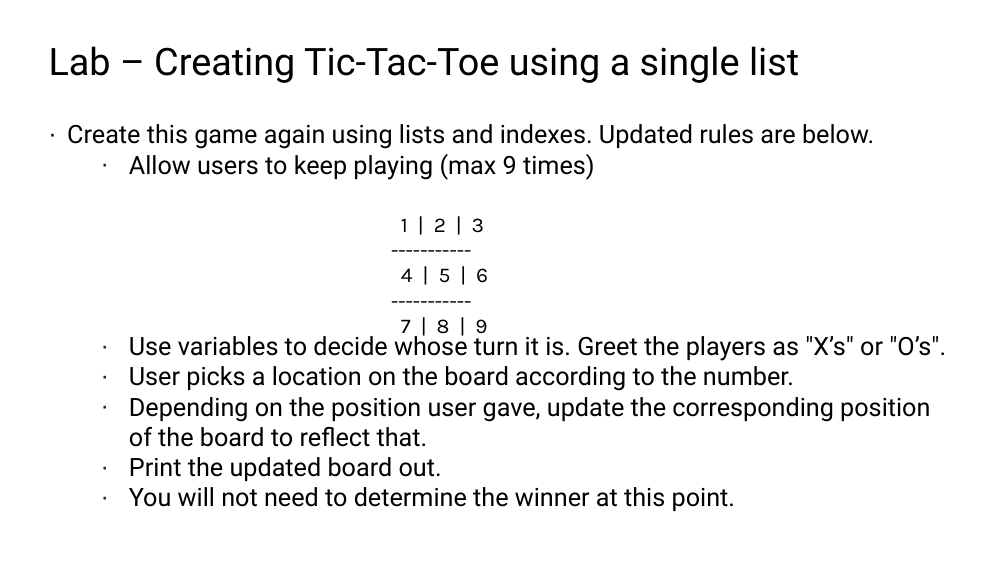
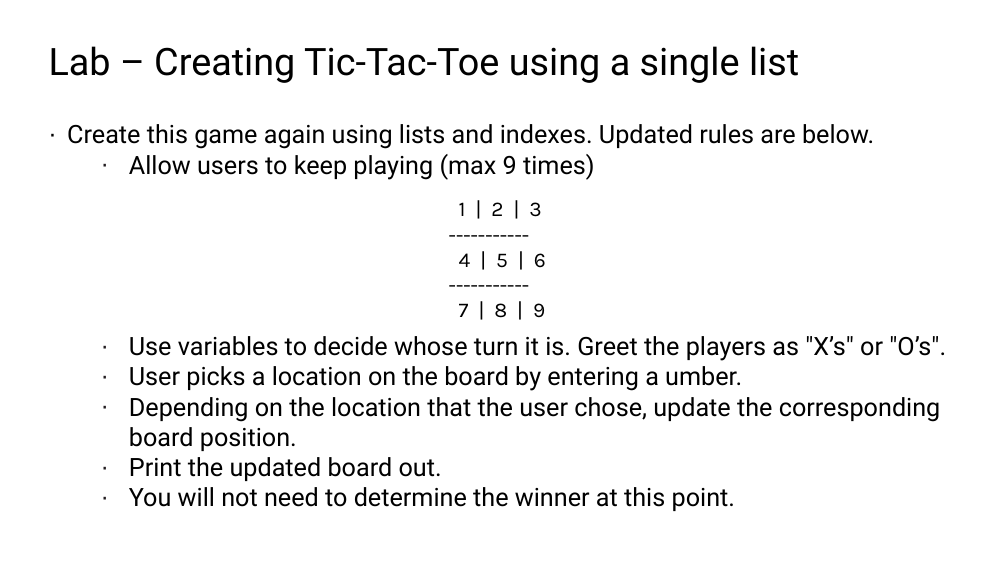
Before and after one commit to TEALSK12/2nd-semester-introduction-to-computer-science, a slide deck: slide 9 of docs/units/2_unit/slidedecks/Intro Python 2.06 TEALS.pptx. Drawn at 1008x567 pixels with LibreOffice and Linux fonts; fonts in the diff are those of the drawing; background and template pictures are left out. Boxes give left, top, right and bottom in pixels: in the first picture for what was removed or moved away, otherwise in the second. Text is boxed around its words. In the diff, an @@ line names an element or a change of style, - is before the commit and + after.

```diff
--- a/docs/units/2_unit/slidedecks/Intro Python 2.06 TEALS.pptx
+++ b/docs/units/2_unit/slidedecks/Intro Python 2.06 TEALS.pptx
@@ text "1 | 2 | 3" rewrapped from (x1=401, y1=218, x2=488, y2=339) to (x1=459, y1=202, x2=546, y2=318) @@
@@ text at (x1=129, y1=366, x2=941, y2=451): text changed @@
-· User picks a location on the board according to the number.
-· Depending on the position user gave, update the corresponding position of the board to reflect that.
+· User picks a location on the board by entering a umber.
+· Depending on the location that the user chose, update the corresponding board position.
```
Also in this commit, not shown: 8 other slides changed, 42 other files.
